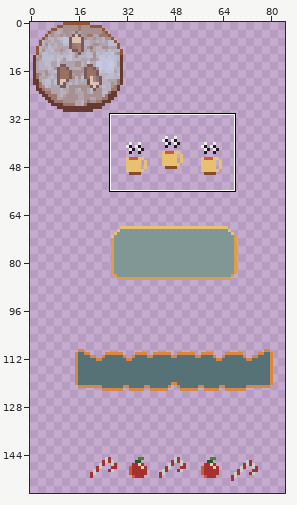
File history of a sprite sheet, tilesets/signs.png. Above, an overview of the earlier version with the close-up marked.
Close-up. Old version:
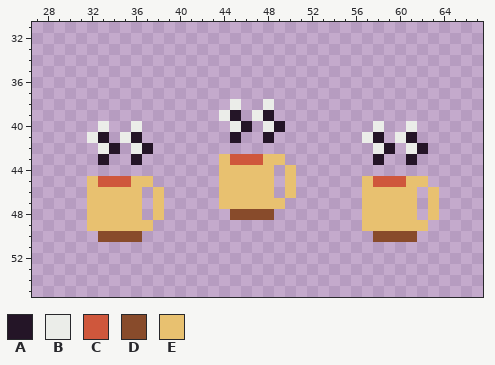
The file is 320x160 pixels. Colours within 5 levels of each other are drawn and written as one. Shown: x 27..67, y 31..55. The wide view leaves out empty margins.
Palette (. is transparent): A #241527  B #ebede9  C #cf573c  D #884b2b  E #e8c170
Pixels before, first column x 32:
38 .............B..B...............
39 ............BA.BA...............
40 .B..B........BA.BA........B..B..
41 BA.BA........A..A........BA.BA..
42 .BA.BA....................BA.BA.
43 .A..A.......ECCCEE........A..A..
44 ............EEEEE.E.............
45 ECCCEE......EEEEE.E......ECCCEE.
46 EEEEE.E.....EEEEE.E......EEEEE.E
47 EEEEE.E.....EEEEEE.......EEEEE.E
48 EEEEE.E......DDDD........EEEEE.E
49 EEEEEE...................EEEEEE.
50 .DDDD.....................DDDD..
Now the later version:
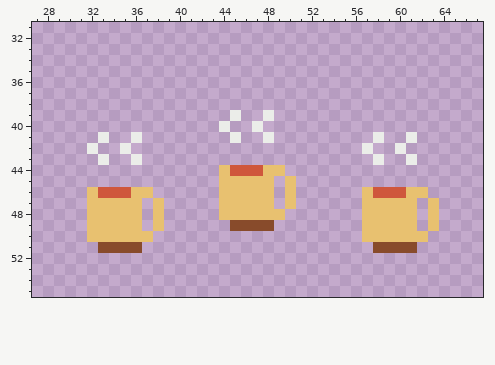
The exact change:
Changed rows in their new state; - is an unchanged pixel.
first column x 32:
38 -------------.--.---------------
39 ------------.B-.B---------------
40 -.--.-------B..B..--------.--.--
41 .B-.B--------B--B--------.B-.B--
42 B..B..-------------------B..B..-
43 -B--B-------......--------B--B--
44 -------------CCC-E.-------------
45 ......-------------------......-
46 -CCC-E.-------------------CCC-E.
47 -----------------.E-------------
48 ------------EEEEEE--------------
49 -----.E------DDDD-------------.E
50 EEEEEE-------------------EEEEEE-
51 -DDDD---------------------DDDD--
